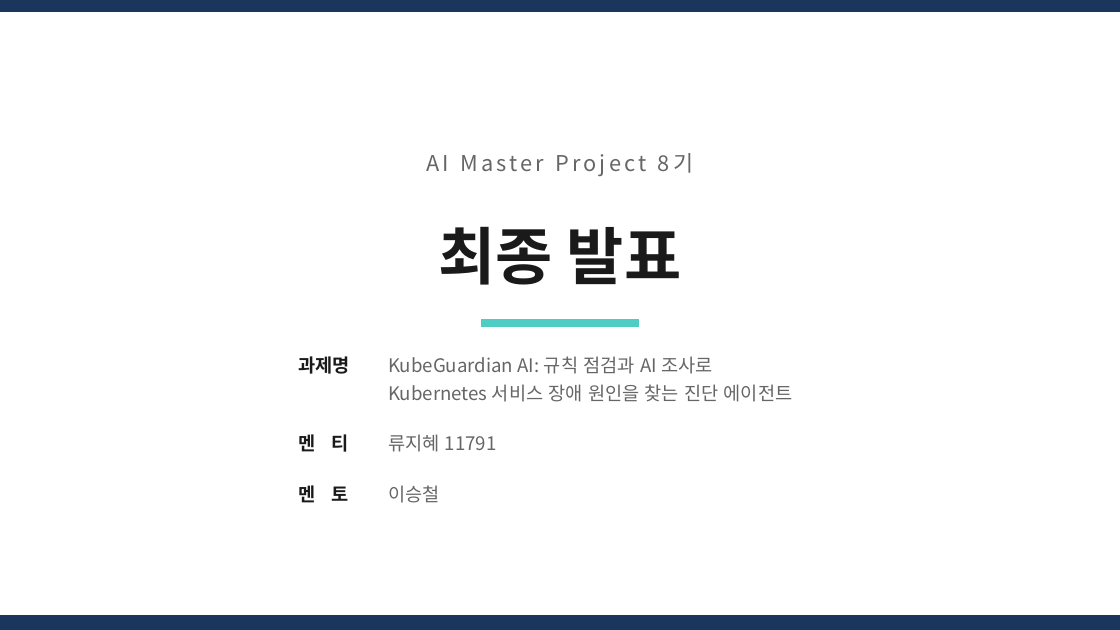
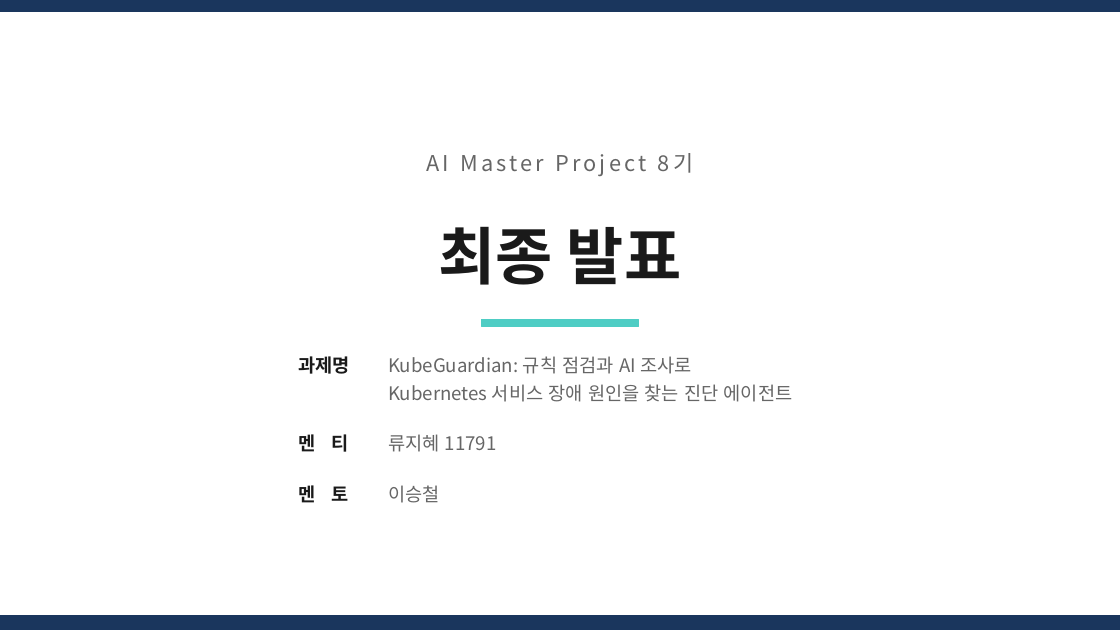
Before and after one commit to skax-jihyeryu/KubeGuardian, a slide deck: slide 1 of docs/산출물/AI_Master_Project_최종발표_류지혜_11791_v0.2.pptx. Drawn at 1120x630 pixels with LibreOffice and Linux fonts; fonts in the diff are those of the drawing. Boxes give left, top, right and bottom in pixels: in the first picture for what was removed or moved away, otherwise in the second. Text is boxed around its words. In the diff, an @@ line names an element or a change of style, - is before the commit and + after.

```diff
--- a/docs/산출물/AI_Master_Project_최종발표_류지혜_11791_v0.2.pptx
+++ b/docs/산출물/AI_Master_Project_최종발표_류지혜_11791_v0.2.pptx
@@ text at (388,356,793,402): text changed @@
-KubeGuardian AI: 규칙 점검과 AI 조사로
-Kubernetes 서비스 장애 원인을 찾는 진단 에이전트
+KubeGuardian: 규칙 점검과 AI 조사로
+Kubernetes 서비스 장애 원인을 찾는 진단 에이전트
```
Also in this commit, not shown: 3 other slides changed.
